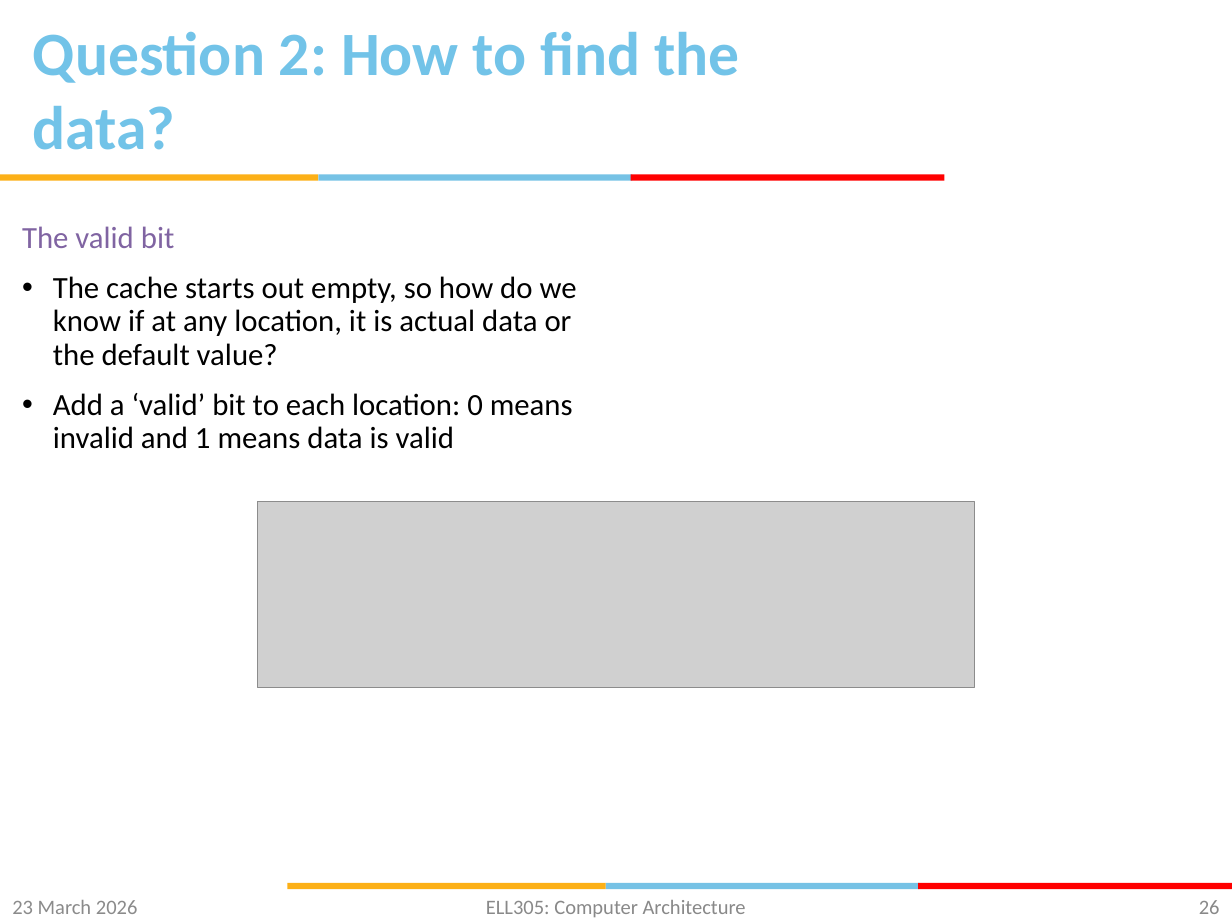
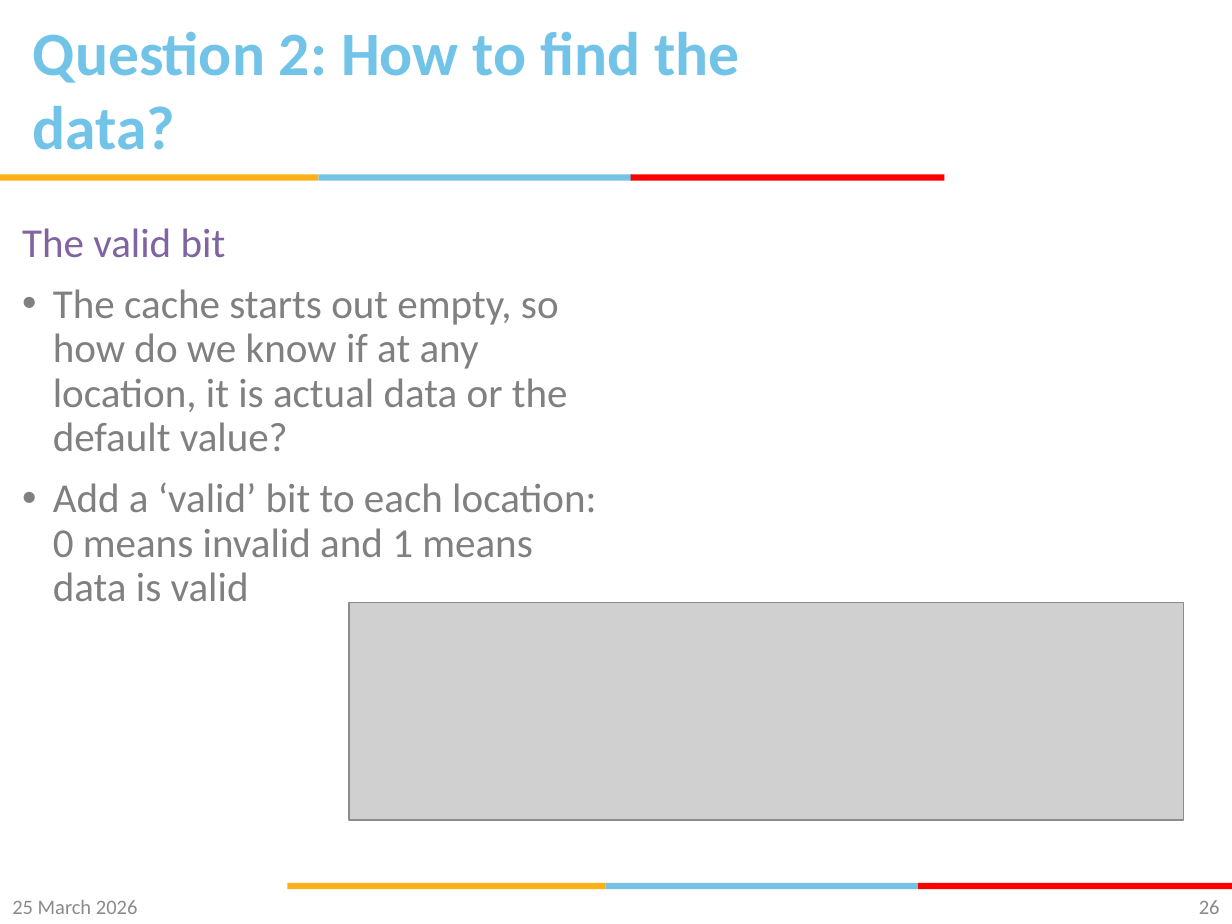
Before and after one commit to gsaurabhr-teaching/csf342-material, a slide deck: slide 26 of Lec-24-29-memory.pptx. Drawn at 1232x924 pixels with LibreOffice and Linux fonts; fonts in the diff are those of the drawing; grey boxes stand for pictures; background and template pictures are left out. Boxes give left, top, right and bottom in pixels: in the first picture for what was removed or moved away, otherwise in the second. Text is boxed around its words. In the diff, an @@ line names an element or a change of style, - is before the commit and + after.

Commit message:
direct mapped caches

```diff
--- a/Lec-24-29-memory.pptx
+++ b/Lec-24-29-memory.pptx
@@ text "The valid bit" at box(22, 228, 596, 601): size 18 to 24 pt, text colour #000000 to #808080 @@
@@ picture: place and size @@
-picture at box(257, 501, 975, 687)
+picture at box(349, 602, 1184, 819)
@@ text at box(12, 900, 138, 914): text changed @@
-23 March 2026
+25 March 2026
@@ text removed at box(486, 900, 746, 917) @@
-ELL305: Computer Architecture
```
Also in this commit, not shown: 70 other slides changed.
